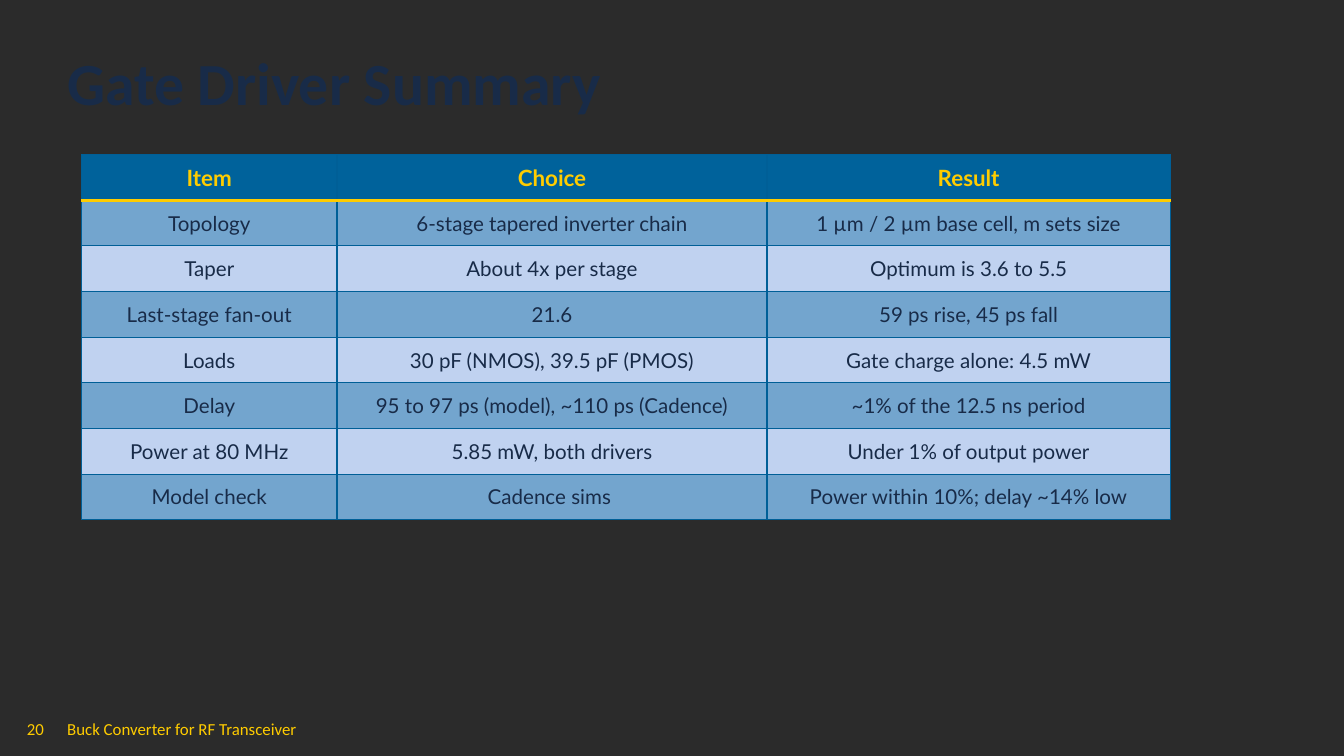
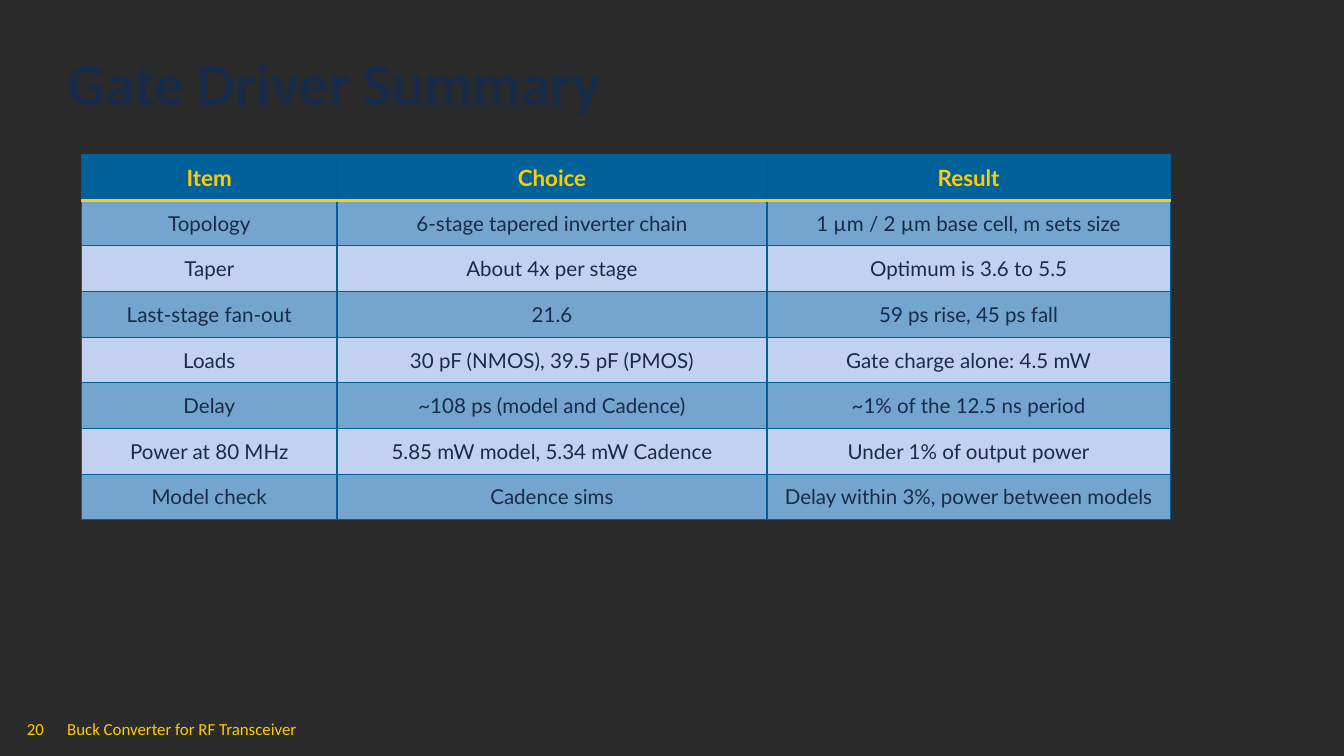
Before and after one commit to Dylan-UCSD/ECE_263_Buck_Converter, a slide deck: slide 20 of ECE263_project_proposal_2026_11_16_merged.pptx. Drawn at 1344x756 pixels with LibreOffice and Linux fonts; fonts in the diff are those of the drawing; background and template pictures are left out; a plain dark background stands for a picture behind light text. Boxes give left, top, right and bottom in pixels: in the first picture for what was removed or moved away, otherwise in the second. Text is boxed around its words. In the diff, an @@ line names an element or a change of style, - is before the commit and + after.

```diff
--- a/ECE263_project_proposal_2026_11_16_merged.pptx
+++ b/ECE263_project_proposal_2026_11_16_merged.pptx
@@ table at bbox=[82, 155, 1171, 520] @@
-row 6, column 2: 95 to 97 ps (model), ~110 ps (Cadence)
+row 6, column 2: ~108 ps (model and Cadence)
-row 7, column 2: 5.85 mW, both drivers
+row 7, column 2: 5.85 mW model, 5.34 mW Cadence
-row 8, column 3: Power within 10%; delay ~14% low
+row 8, column 3: Delay within 3%, power between models
```
Also in this commit, not shown: 2 other slides changed.
